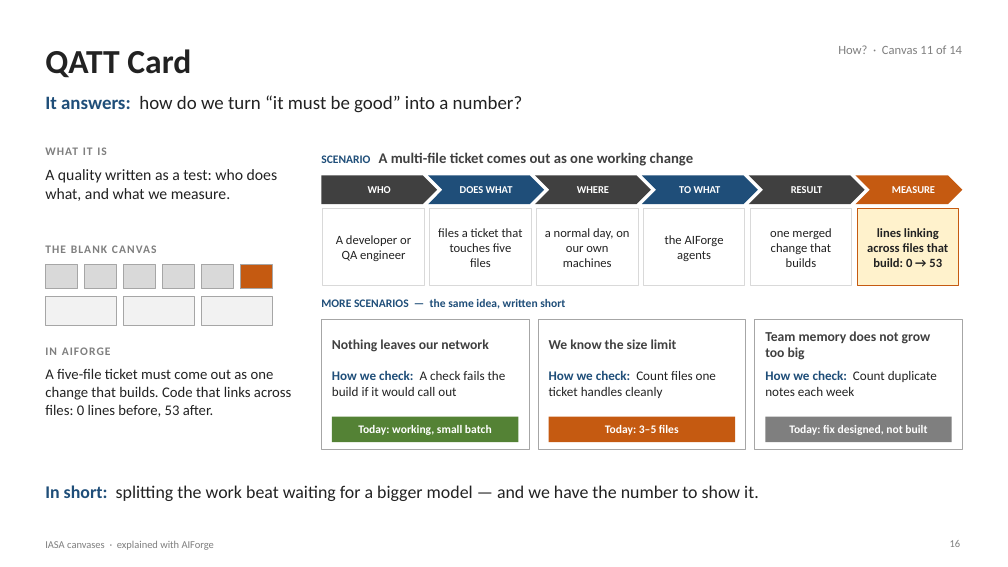
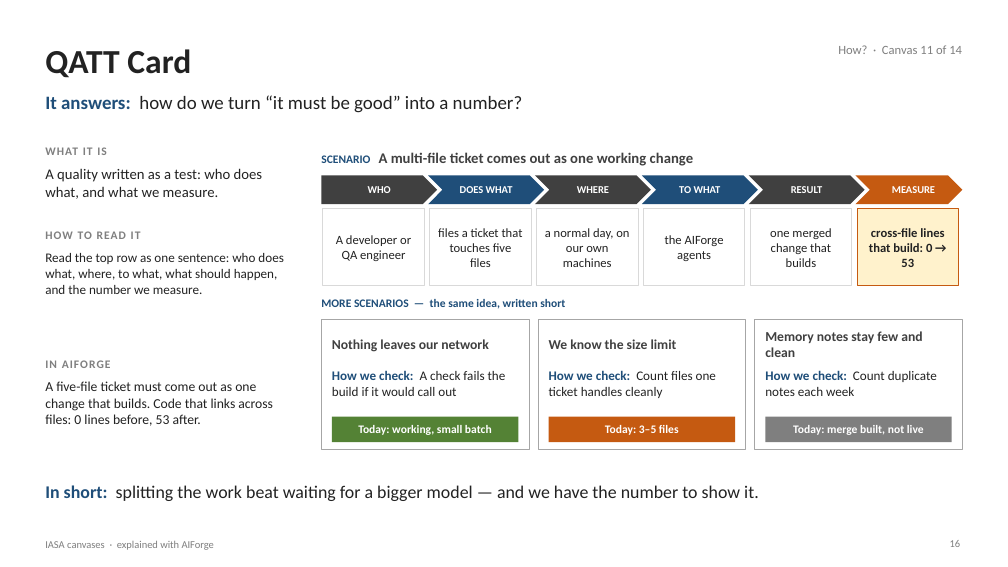
Before and after one commit to Manikanta-Reddy-Pasala/tools, a slide deck: slide 16 of course/iasa-aiforge/IASA-Canvases-with-AIForge.pptx. Drawn at 1008x567 pixels with LibreOffice and Linux fonts; fonts in the diff are those of the drawing. Boxes give left, top, right and bottom in pixels: in the first picture for what was removed or moved away, otherwise in the second. Text is boxed around its words. In the diff, an @@ line names an element or a change of style, - is before the commit and + after.

```diff
--- a/course/iasa-aiforge/IASA-Canvases-with-AIForge.pptx
+++ b/course/iasa-aiforge/IASA-Canvases-with-AIForge.pptx
@@ text "A quality written as a ..." at (x1=45, y1=168, x2=263, y2=199): size 15 to 14 pt @@
@@ text added at (x1=45, y1=231, x2=141, y2=239), 11 pt, text #7F7F7F, bold @@
+HOW TO READ IT
@@ text at (x1=869, y1=228, x2=944, y2=267): text changed @@
-lines linking across files that build: 0 → 53
+cross-file lines that build: 0 → 53
@@ text removed at (x1=45, y1=245, x2=157, y2=253) @@
-THE BLANK CANVAS
@@ rectangle removed at (x1=45, y1=265, x2=77, y2=289) @@
@@ text added at (x1=45, y1=253, x2=283, y2=294), 12.5 pt, text #222222 @@
+Read the top row as one sentence: who does what, where, to what, what should happen, and the number we measure.
@@ rectangle removed at (x1=84, y1=265, x2=116, y2=289) @@
@@ rectangle removed at (x1=123, y1=265, x2=155, y2=289) @@
@@ rectangle removed at (x1=163, y1=265, x2=194, y2=289) @@
@@ rectangle removed at (x1=201, y1=265, x2=233, y2=289) @@
@@ rectangle removed at (x1=240, y1=265, x2=271, y2=289) @@
@@ rectangle removed at (x1=45, y1=296, x2=116, y2=325) @@
@@ rectangle removed at (x1=123, y1=296, x2=194, y2=325) @@
@@ rectangle removed at (x1=201, y1=296, x2=272, y2=325) @@
@@ text "IN AIFORGE" moved from (x1=45, y1=347, x2=111, y2=355) to (x1=45, y1=360, x2=111, y2=368) @@
@@ text at (x1=765, y1=331, x2=922, y2=357): text changed @@
-Team memory does not grow too big
+Memory notes stay few and clean
@@ text "A five-file ticket must come ..." moved from (x1=45, y1=368, x2=291, y2=417) to (x1=45, y1=381, x2=273, y2=426) @@
@@ text "A five-file ticket must come ..." at (x1=45, y1=381, x2=273, y2=426): size 14 to 13 pt @@
@@ text at (x1=793, y1=425, x2=924, y2=435): text changed @@
-Today: fix designed, not built
+Today: merge built, not live
```
Also in this commit, not shown: 14 other slides changed, 2 other files.
